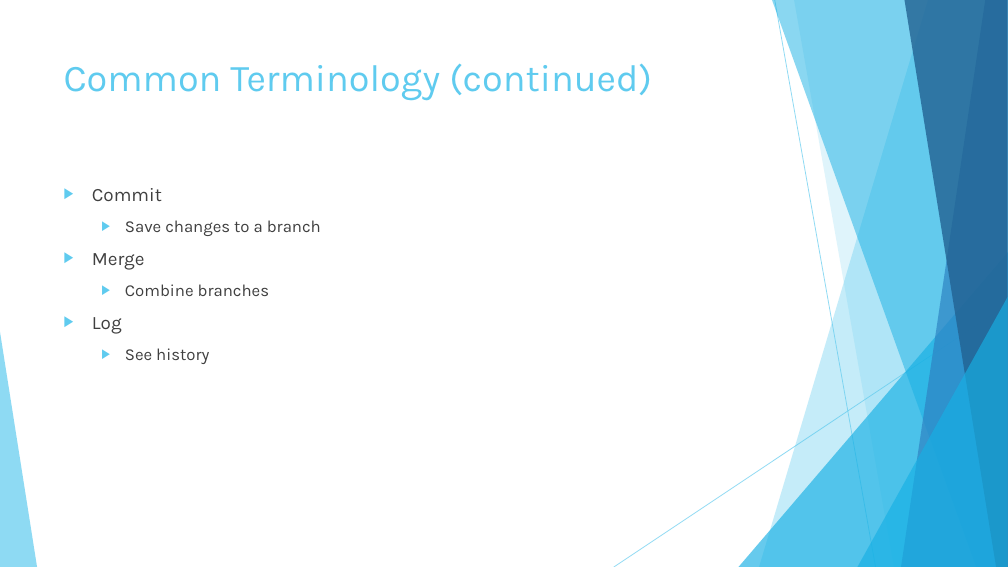
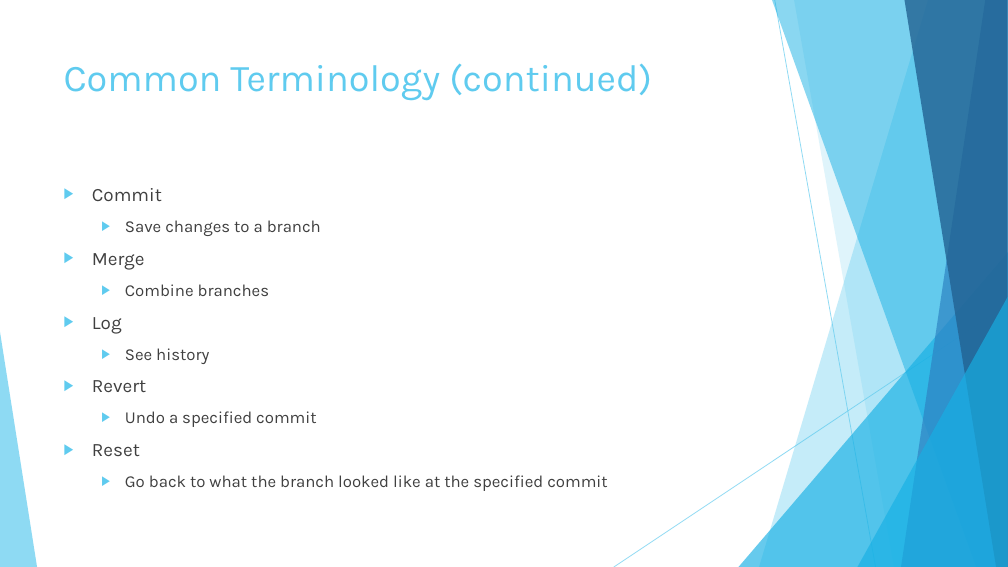
Before and after one commit to elishevastrauss1/VersionControl, a slide deck: slide 9 of Version Control Presentation.pptx. Drawn at 1008x567 pixels with LibreOffice and Linux fonts; fonts in the diff are those of the drawing. Boxes give left, top, right and bottom in pixels: in the first picture for what was removed or moved away, otherwise in the second. Text is boxed around its words. In the diff, an @@ line names an element or a change of style, - is before the commit and + after.

Commit message:
Added reset

```diff
--- a/Version Control Presentation.pptx
+++ b/Version Control Presentation.pptx
@@ text at [92,411,607,491]: paragraphs added @@
+▶ Revert
+  ▶ Undo a specified commit
+▶ Reset
+  ▶ Go back to what the branch looked like at the specified commit
```
Also in this commit, not shown: 2 other slides changed, 3 slides added.
